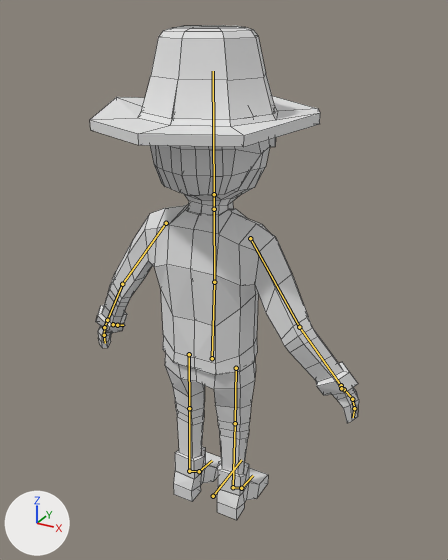
The Blender file character-creation__rigging-pt4__weight-painting.blend: old version first, new version second.
Both versions are drawn from a 50 mm lens placed at (9.19, -15.87, 16.98), pointed at (0.12, 0.61, 8.74). The axes (+X, +Y, +Z) are drawn at lower left. The lights are the same throughout. Both versions are drawn at the pose saved in each file; the numbers are the values there. The bones that bend it are drawn over the model as lines. Mesh edges are drawn as thin lines.
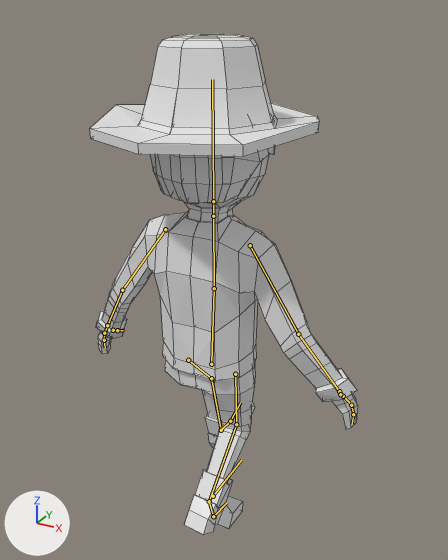
Pixel boxes [x1, y1, x2, y2] of what changed, in the pictures (448 x 560 px):
'Cube', posed: before [90, 26, 359, 520]; after [90, 34, 358, 534]
bone 'Torso', root to tip: before (212, 358) to (214, 282); after (211, 364) to (214, 288)
bone 'Foot Roll.R', root to tip: before (241, 488) to (233, 487); after (213, 516) to (209, 501)

The change in detail:
Bone 'Torso' (bone_torso) moves from (0.0, 0.0, 0.0) to (-0.01, -0.23, 0.0).
Bone 'Leg Control.L' (bone_leg_control_l) moves from (0.0, 0.0, 0.0) to (0.1, 2.76, 0.32).
Bone 'Leg Control.L' (bone_leg_control_l) turns from (0, 0, 0) to (29, 1, 2) degrees about its own x, y and z.
Bone 'Leg Control.R' (bone_leg_control_r) moves from (0.0, 0.0, 0.0) to (-0.13, -1.9, 0.16).
Bone 'Foot Roll.R' (bone_foot_roll_r) turns from (0, 0, 0) to (-2, -7, -35) degrees about its own x, y and z.
